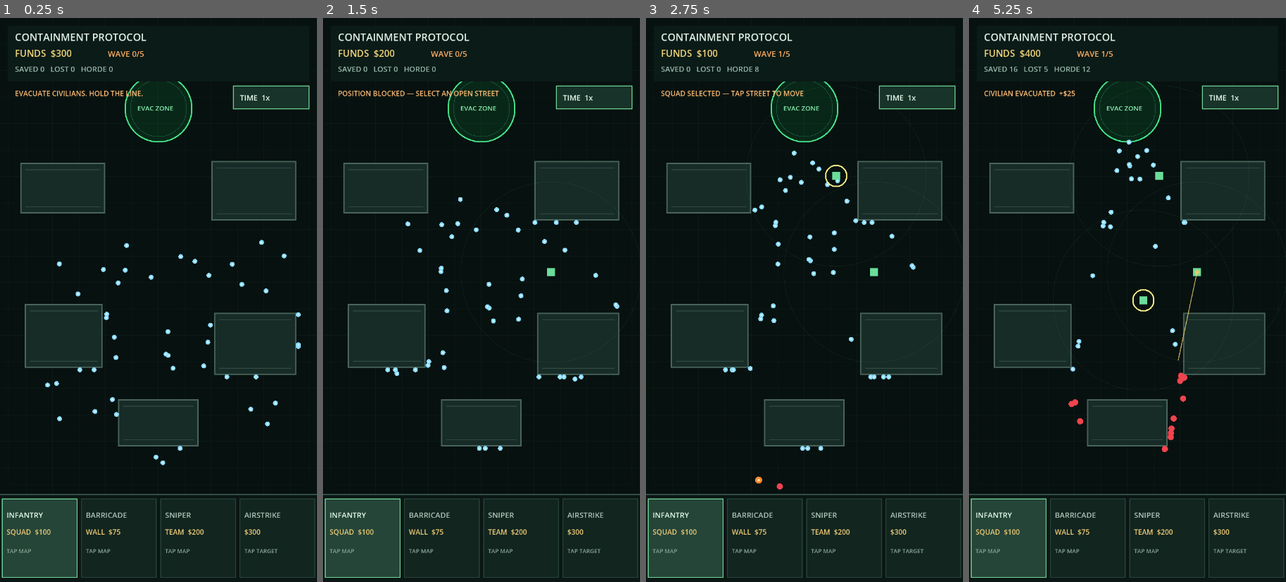
Above: before the commit, frames 1-4 (left to right).
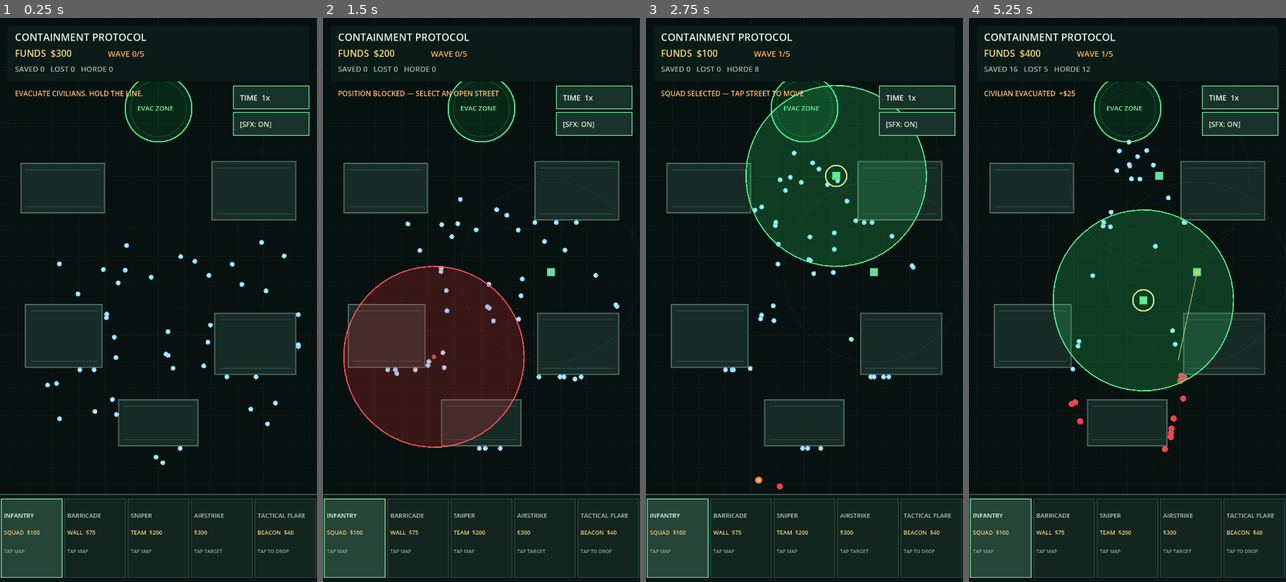
Above: after the commit, the same moments.

Repository: ninjun42215-gif/Containment-Protocol
Game: Godot game, scene res://main.tscn
Same seed, same stepped clock (60 frames per second), same inputs: the game is played once before the commit and once after it.
Inputs (mouse positions are in pixels of both pictures, inside the frame that each line leads up to):
- Up to frame 1 (0.25 s): no input
- Up to frame 2 (1.5 s): move the mouse to (551, 271) at 0.52 s; click (551, 271) at 0.67 s; drag from (418, 328) to (465, 412) at 1.27 s
- Up to frame 3 (2.75 s): move the mouse to (836, 175) at 2.02 s; click (836, 175) at 2.17 s
- Up to frame 4 (5.25 s): drag from (1111, 412) to (1032, 215) at 2.77 s; move the mouse to (1222, 384) at 3.52 s; click (1222, 384) at 3.67 s; drag from (1032, 215) to (1079, 159) at 4.27 s; move the mouse to (1143, 300) at 5.02 s; click (1143, 300) at 5.17 s

The runs differ from the first frame. In frame 1, 3.1% of the frame differs, in the area x 0-100%, y 16-100%; in frame 2, 18%; in frame 3, 17%; in frame 4, 17%.

Commit message:
Implement Milestone 3 tactical systems and procedural audio

Diff:
--- a/main.gd
+++ b/main.gd
@@ -11,18 +11,33 @@
 const GRID_CELL_SIZE := 64.0
 const UNIT_SELECT_RADIUS := 30.0
 const BUILDING_RADIUS := 11.0
+const FLARE_COST := 40
+const FLARE_LIFETIME := 6.0
+const FLARE_LURE_RADIUS := 220.0
+const AUDIO_SAMPLE_RATE := 22050.0
 
 const DEPLOYMENTS := [
 	{"name": "INFANTRY", "detail": "SQUAD  $100", "cost": 100, "kind": "infantry"},
 	{"name": "BARRICADE", "detail": "WALL  $75", "cost": 75, "kind": "barricade"},
 	{"name": "SNIPER", "detail": "TEAM  $200", "cost": 200, "kind": "sniper"},
-	{"name": "AIRSTRIKE", "detail": "$300", "cost": 300, "kind": "airstrike"}
+	{"name": "AIRSTRIKE", "detail": "$300", "cost": 300, "kind": "airstrike"},
+	{"name": "TACTICAL FLARE", "detail": "BEACON  $40", "cost": FLARE_COST, "kind": "flare"}
 ]
 
 var civilians: Array[Vector2] = []
 var zombies: Array[Dictionary] = []
 var units: Array[Dictionary] = []
-var barricades: Array[Vector2] = []
+var barricades: Array[Dictionary] = []
+var flares: Array[Dictionary] = []
+var preview_position := Vector2.ZERO
+var preview_active := false
+var sfx_enabled := true
+var audio_player: AudioStreamPlayer
+var audio_queue: Array[String] = []
+var audio_effect := ""
+var audio_phase := 0.0
+var audio_samples_left := 0
+var audio_rng := RandomNumberGenerator.new()
 var funds := 300
 var saved_count := 0
 var lost_count := 0
@@ -54,6 +69,7 @@
 	randomize()
 	screen_font = ThemeDB.fallback_font
 	_setup_city()
+	_setup_audio()
 	_start_round()
 	queue_redraw()
 
@@ -62,6 +78,7 @@
 	zombies.clear()
 	units.clear()
 	barricades.clear()
+	flares.clear()
 	funds = 300
 	saved_count = 0
 	lost_count = 0
@@ -76,13 +93,18 @@
 	muzzle_flashes.clear()
 	shockwaves.clear()
 	shake_timer = 0.0
+	preview_active = false
+	audio_queue.clear()
+	audio_effect = ""
 	message = "EVACUATE CIVILIANS. HOLD THE LINE."
 	message_timer = 4.0
 	for i in range(45):
 		civilians.append(Vector2(randf_range(52.0, 668.0), randf_range(510.0, 1030.0)))
 
 func _process(delta: float) -> void:
+	_update_audio()
 	_update_combat_effects(delta)
+	_update_flares(delta)
 	if game_state != "playing":
 		queue_redraw()
 		return
@@ -124,14 +146,35 @@
 		var target: Vector2 = EVAC_ZONE
 		if target_index >= 0:
 			target = civilians[target_index]
-		var speed: float = 112.0 if zombie["kind"] == "runner" else 61.0
+		var lure_index: int = _find_nearest_flare(zpos)
+		if lure_index >= 0:
+			target = flares[lure_index]["pos"]
+		var zombie_kind: String = str(zombie["kind"])
+		var speed := 112.0 if zombie_kind == "runner" else 61.0
+		if zombie_kind == "brute":
+			speed = 34.0
 		var displacement: Vector2 = (target - zpos).normalized() * speed * sim_delta
-		zpos = _move_circle_with_buildings(zpos, displacement, 7.0)
-
-		# Barricades remain deployable soft blockers in addition to city walls.
-		for wall in barricades:
-			if zpos.distance_to(wall) < 27.0:
-				zpos -= (target - wall).normalized() * 38.0 * sim_delta
+		zpos = _move_circle_with_buildings(zpos, displacement, 10.0 if zombie_kind == "brute" else 7.0)
+
+		for wall_index in range(barricades.size() - 1, -1, -1):
+			var wall: Dictionary = barricades[wall_index]
+			var wall_pos: Vector2 = wall["pos"]
+			if zpos.distance_to(wall_pos) < 27.0:
+				if zombie_kind == "brute":
+					var attack_cooldown: float = float(zombie.get("wall_cooldown", 0.0))
+					if attack_cooldown <= 0.0:
+						wall["hp"] = maxf(0.0, float(wall["hp"]) - 50.0)
+						zombie["wall_cooldown"] = 1.0
+						if float(wall["hp"]) <= 0.0:
+							barricades.remove_at(wall_index)
+							message = "CONCRETE BARRICADE DESTROYED"
+							message_timer = 1.2
+						else:
+							barricades[wall_index] = wall
+					else:
+						zombie["wall_cooldown"] = maxf(0.0, attack_cooldown - sim_delta)
+				else:
+					zpos -= (target - wall_pos).normalized() * 38.0 * sim_delta
 				break
 		zombie["pos"] = zpos
 		zombies[i] = zombie
@@ -142,7 +185,7 @@
 				civilians.remove_at(c_idx)
 				civilian_grid = _build_spatial_grid(civilians)
 				lost_count += 1
-				zombies.append({"pos": infected_pos, "kind": "shambler"})
+				zombies.append({"pos": infected_pos, "kind": "shambler", "hp": 30.0, "max_hp": 30.0})
 				message = "CIVILIAN LOST"
 				message_timer = 1.4
 				break
@@ -160,9 +203,10 @@
 		if target_index >= 0:
 			var target_pos: Vector2 = zombies[target_index]["pos"]
 			_add_bullet_tracer(unit_pos, target_pos)
-			zombies.remove_at(target_index)
+			_damage_zombie(target_index, 80.0 if is_sniper else 35.0)
 			unit["cooldown"] = 1.05 if is_sniper else 0.62
 			muzzle_flashes.append({"pos": unit_pos, "life": 0.10, "max_life": 0.10})
+			_queue_sfx("gunfire")
 			zombie_grid = _build_zombie_spatial_grid()
 		units[unit_index] = unit
 
@@ -313,18 +357,35 @@
 	for i in range(count):
 		var x := randf_range(42.0, 678.0)
 		var y := randf_range(1130.0, 1260.0)
-		var runner := randf() < (0.16 + float(wave) * 0.045)
-		zombies.append({
-			"pos": Vector2(x, y),
-			"kind": "runner" if runner else "shambler"
-		})
+		var roll := randf()
+		var kind := "shambler"
+		if wave >= 2 and roll < 0.08 + float(wave) * 0.015:
+			kind = "brute"
+		elif wave >= 2 and roll < 0.18 + float(wave) * 0.025:
+			kind = "spitter"
+		elif roll < (0.16 + float(wave) * 0.045):
+			kind = "runner"
+		var hp := 30.0
+		if kind == "runner":
+			hp = 25.0
+		elif kind == "brute":
+			hp = 180.0 + float(wave) * 15.0
+		elif kind == "spitter":
+			hp = 42.0 + float(wave) * 4.0
+		zombies.append({"pos": Vector2(x, y), "kind": kind, "hp": hp, "max_hp": hp, "wall_cooldown": 0.0})
 	message = "HORDE WAVE %d INBOUND" % wave
 	message_timer = 2.5
 
 func _input(event: InputEvent) -> void:
-	if event is InputEventScreenTouch and event.pressed:
+	if event is InputEventScreenDrag:
+		_update_preview_position(event.position)
+	elif event is InputEventMouseMotion:
+		_update_preview_position(event.position)
+	elif event is InputEventScreenTouch and event.pressed:
+		_update_preview_position(event.position)
 		_handle_tap(event.position)
 	elif event is InputEventMouseButton and event.pressed and event.button_index == MOUSE_BUTTON_LEFT:
+		_update_preview_position(event.position)
 		_handle_tap(event.position)
 
 func _handle_tap(pos: Vector2) -> void:
@@ -332,13 +393,20 @@
 		if pos.y > 900.0:
 			_start_round()
 		return
-	if pos.x >= 520.0 and pos.y >= 145.0 and pos.y <= 215.0:
+	if pos.x >= 520.0 and pos.y >= 145.0 and pos.y <= 206.0:
 		time_scale_index = (time_scale_index + 1) % TIME_SCALES.size()
 		queue_redraw()
 		return
+	if pos.x >= 530.0 and pos.y >= 214.0 and pos.y <= 266.0:
+		sfx_enabled = not sfx_enabled
+		if not sfx_enabled:
+			audio_queue.clear()
+			audio_effect = ""
+		queue_redraw()
+		return
 	if pos.y >= BAR_TOP:
-		var button_width := VIEW_SIZE.x / 4.0
-		selected_deployment = clampi(int(pos.x / button_width), 0, 3)
+		var button_width := VIEW_SIZE.x / 5.0
+		selected_deployment = clampi(int(pos.x / button_width), 0, 4)
 		message = str(DEPLOYMENTS[selected_deployment]["name"]) + " SELECTED"
 		message_timer = 1.2
 		queue_redraw()
@@ -390,10 +458,15 @@
 	if kind == "airstrike":
 		_execute_airstrike(pos)
 		funds -= cost
+	elif kind == "flare":
+		flares.append({"pos": pos, "life": FLARE_LIFETIME, "phase": 0.0})
+		funds -= cost
+		message = "TACTICAL FLARE DEPLOYED"
+		_queue_sfx("flare")
 	elif kind == "barricade":
-		barricades.append(pos)
+		barricades.append({"pos": pos, "hp": 100.0, "max_hp": 100.0})
 		funds -= cost
-		message = "BARRICADE DEPLOYED"
+		message = "CONCRETE BARRICADE DEPLOYED"
 	elif kind == "sniper":
 		units.append({"pos": pos, "kind": "sniper", "cooldown": 0.2})
 		funds -= cost
@@ -408,13 +481,14 @@
 func _execute_airstrike(center: Vector2) -> void:
 	airstrike_marker = center
 	airstrike_timer = 0.8
+	_queue_sfx("airstrike")
 	shockwaves.append({"pos": center, "radius": 8.0, "life": 0.65, "max_life": 0.65})
 	shake_timer = 0.28
 	shake_strength = 5.0
 	var radius := 112.0
 	for i in range(zombies.size() - 1, -1, -1):
 		if center.distance_to(zombies[i]["pos"]) <= radius:
-			zombies.remove_at(i)
+			_damage_zombie(i, 10000.0)
 	var casualties := 0
 	for i in range(civilians.size() - 1, -1, -1):
 		if center.distance_to(civilians[i]) <= radius:
@@ -439,10 +513,17 @@
 	_draw_evac_zone()
 	_draw_buildings()
 	_draw_entities()
+	_draw_placement_preview()
 	_draw_hud()
 	_draw_deployment_bar()
 	if airstrike_timer > 0.0:
 		draw_arc(airstrike_marker, 112.0, 0.0, TAU, 48, Color(1.0, 0.42, 0.12, airstrike_timer), 4.0)
+	for flare in flares:
+		var pulse: float = 1.0 + 0.18 * sin(float(flare["phase"]) * 8.0)
+		var flare_pos: Vector2 = flare["pos"]
+		draw_circle(flare_pos, 11.0 * pulse, Color(1.0, 0.78, 0.12, 0.18))
+		draw_circle(flare_pos, 5.0 * pulse, Color("#ffe45c"))
+		draw_arc(flare_pos, 18.0 * pulse, 0.0, TAU, 32, Color(1.0, 0.82, 0.22, 0.8), 2.0)
 	for wave_effect in shockwaves:
 		var alpha: float = clampf(float(wave_effect["life"]) / float(wave_effect["max_life"]), 0.0, 1.0)
 		draw_arc(wave_effect["pos"], float(wave_effect["radius"]), 0.0, TAU, 48, Color(1.0, 0.48, 0.16, alpha), 3.0)
@@ -469,14 +550,23 @@
 		draw_circle(civilian, 2.0, Color("#e3f8ff"))
 	for zombie in zombies:
 		var p: Vector2 = zombie["pos"]
-		if zombie["kind"] == "runner":
+		var kind: String = str(zombie["kind"])
+		if kind == "runner":
 			draw_circle(p, 8.0, Color("#ff8a32"))
 			draw_circle(p, 3.0, Color("#ffe0a8"))
+		elif kind == "brute":
+			draw_circle(p, 13.0, Color("#9b59d0"))
+			draw_circle(p, 5.0, Color("#e5b7ff"))
+		elif kind == "spitter":
+			draw_circle(p, 7.5, Color("#50ff54"))
+			draw_circle(p, 2.5, Color("#d4ffd0"))
 		else:
 			draw_circle(p, 7.0, Color("#f0444f"))
 	for wall in barricades:
-		draw_rect(Rect2(wall - Vector2(15, 15), Vector2(30, 30)), Color("#9b8b70"), false, 4.0)
-		draw_line(wall + Vector2(-11, 0), wall + Vector2(11, 0), Color("#cbb99a"), 3.0)
+		var wall_pos: Vector2 = wall["pos"]
+		var wall_hp: float = float(wall["hp"]) / float(wall["max_hp"])
+		draw_rect(Rect2(wall_pos - Vector2(15, 15), Vector2(30, 30)), Color("#9b8b70"), false, 4.0)
+		draw_line(wall_pos + Vector2(-11, 0), wall_pos + Vector2(11, 0), Color("#cbb99a", 0.35 + 0.65 * wall_hp), 3.0)
 	for unit_index in range(units.size()):
 		var unit: Dictionary = units[unit_index]
 		var p: Vector2 = unit["pos"]
@@ -504,22 +594,173 @@
 	draw_rect(Rect2(530, 154, 172, 52), Color("#183329"))
 	draw_rect(Rect2(530, 154, 172, 52), Color("#6ccf91"), false, 2.0)
 	_draw_text("TIME  " + TIME_LABELS[time_scale_index], Vector2(545, 187), 17, Color("#e5f8eb"))
+	draw_rect(Rect2(530, 214, 172, 52), Color("#183329"))
+	draw_rect(Rect2(530, 214, 172, 52), Color("#6ccf91") if sfx_enabled else Color("#8b6262"), false, 2.0)
+	_draw_text("[SFX: ON]" if sfx_enabled else "[SFX: OFF]", Vector2(545, 247), 16, Color("#e5f8eb"))
 
 func _draw_deployment_bar() -> void:
 	draw_rect(Rect2(0, BAR_TOP, 720, 200), Color("#0b1715"))
 	draw_line(Vector2(0, BAR_TOP), Vector2(720, BAR_TOP), Color("#45665a"), 2.0)
-	for i in range(4):
-		var x := float(i) * 180.0
+	for i in range(5):
+		var button_width := VIEW_SIZE.x / 5.0
+		var x := float(i) * button_width
 		var selected := i == selected_deployment
 		var bg := Color("#254538") if selected else Color("#12251f")
-		draw_rect(Rect2(x + 5, BAR_TOP + 10, 170, 178), bg)
-		draw_rect(Rect2(x + 5, BAR_TOP + 10, 170, 178), Color("#72d69a") if selected else Color("#29443a"), false, 2.0)
+		draw_rect(Rect2(x + 3, BAR_TOP + 10, button_width - 6.0, 178), bg)
+		draw_rect(Rect2(x + 3, BAR_TOP + 10, button_width - 6.0, 178), Color("#72d69a") if selected else Color("#29443a"), false, 2.0)
 		var deployment: Dictionary = DEPLOYMENTS[i]
 		var title_color := Color("#e8fff0") if selected else Color("#b2c7bc")
-		_draw_text(str(deployment["name"]), Vector2(x + 15, BAR_TOP + 53), 17, title_color)
-		_draw_text(str(deployment["detail"]), Vector2(x + 15, BAR_TOP + 91), 16, Color("#f0cc77"))
+		_draw_text(str(deployment["name"]), Vector2(x + 9, BAR_TOP + 53), 14, title_color)
+		_draw_text(str(deployment["detail"]), Vector2(x + 9, BAR_TOP + 91), 13, Color("#f0cc77"))
 		var hint := "TAP MAP" if i != 3 else "TAP TARGET"
-		_draw_text(hint, Vector2(x + 15, BAR_TOP + 133), 13, Color("#8da99a"))
+		if i == 4:
+			hint = "TAP TO DROP"
+		_draw_text(hint, Vector2(x + 9, BAR_TOP + 133), 11, Color("#8da99a"))
+
+func _update_preview_position(position: Vector2) -> void:
+	preview_position = position
+	preview_active = selected_deployment >= 0 and selected_deployment < DEPLOYMENTS.size()
+	queue_redraw()
+
+func _draw_placement_preview() -> void:
+	if not preview_active or game_state != "playing":
+		return
+	var deployment: Dictionary = DEPLOYMENTS[selected_deployment]
+	var kind: String = str(deployment["kind"])
+	var radius := _deployment_range(kind)
+	var valid := _is_valid_street_position(preview_position) and funds >= int(deployment["cost"])
+	var tint := Color(0.2, 1.0, 0.48, 0.18) if valid else Color(1.0, 0.18, 0.2, 0.20)
+	var line_tint := Color("#56f58f") if valid else Color("#ff555d")
+	draw_circle(preview_position, radius, tint)
+	draw_arc(preview_position, radius, 0.0, TAU, 56, line_tint, 2.5)
+	draw_circle(preview_position, 5.0, Color(line_tint.r, line_tint.g, line_tint.b, 0.8))
+
+func _deployment_range(kind: String) -> float:
+	match kind:
+		"infantry":
+			return 205.0
+		"sniper":
+			return 390.0
+		"airstrike":
+			return 112.0
+		"flare":
+			return FLARE_LURE_RADIUS
+		"barricade":
+			return 30.0
+	return 30.0
+
+func _find_nearest_flare(position: Vector2) -> int:
+	var best_index := -1
+	var best_distance := FLARE_LURE_RADIUS * FLARE_LURE_RADIUS
+	for index in range(flares.size()):
+		var distance: float = position.distance_squared_to(flares[index]["pos"])
+		if distance <= best_distance:
+			best_distance = distance
+			best_index = index
+	return best_index
+
+func _update_flares(delta: float) -> void:
+	for index in range(flares.size() - 1, -1, -1):
+		var flare: Dictionary = flares[index]
+		flare["life"] = float(flare["life"]) - delta
+		flare["phase"] = float(flare["phase"]) + delta
+		if float(flare["life"]) <= 0.0:
+			flares.remove_at(index)
+		else:
+			flares[index] = flare
+
+func _damage_zombie(index: int, damage: float) -> void:
+	if index < 0 or index >= zombies.size():
+		return
+	var zombie: Dictionary = zombies[index]
+	zombie["hp"] = maxf(0.0, float(zombie.get("hp", 30.0)) - damage)
+	if float(zombie["hp"]) > 0.0:
+		zombies[index] = zombie
+		return
+	var dead_position: Vector2 = zombie["pos"]
+	var dead_kind: String = str(zombie["kind"])
+	zombies.remove_at(index)
+	if dead_kind == "spitter":
+		_spitter_burst(dead_position)
+
+func _spitter_burst(center: Vector2) -> void:
+	shockwaves.append({"pos": center, "radius": 8.0, "life": 0.35, "max_life": 0.35})
+	var infected := 0
+	for index in range(civilians.size() - 1, -1, -1):
+		if center.distance_to(civilians[index]) <= 45.0:
+			var infected_position: Vector2 = civilians[index]
+			civilians.remove_at(index)
+			zombies.append({"pos": infected_position, "kind": "shambler", "hp": 30.0, "max_hp": 30.0})
+			infected += 1
+	if infected > 0:
+		lost_count += infected
+		message = "TOXIC BURST — %d CIVILIANS INFECTED" % infected
+		message_timer = 2.0
+	else:
+		message = "SPITTER TOXIC BURST"
+		message_timer = 1.0
+	_queue_sfx("infection")
+
+func _setup_audio() -> void:
+	audio_rng.randomize()
+	var generator := AudioStreamGenerator.new()
+	generator.mix_rate = AUDIO_SAMPLE_RATE
+	generator.buffer_length = 0.25
+	var player := AudioStreamPlayer.new()
+	player.stream = generator
+	player.volume_db = -7.0
+	audio_player = player
+	add_child(audio_player)
+	audio_player.play()
+	var playback: AudioStreamGeneratorPlayback = audio_player.get_stream_playback() as AudioStreamGeneratorPlayback
+	if playback != null:
+		pass
+
+func _queue_sfx(effect: String) -> void:
+	if not sfx_enabled:
+		return
+	if audio_queue.size() < 12:
+		audio_queue.append(effect)
+
+func _update_audio() -> void:
+	if audio_player == null or not audio_player.playing:
+		return
+	var playback: AudioStreamGeneratorPlayback = audio_player.get_stream_playback() as AudioStreamGeneratorPlayback
+	if playback == null:
+		return
+	if not sfx_enabled:
+		while playback.get_frames_available() > 0:
+			playback.push_frame(Vector2.ZERO)
+		return
+	while audio_samples_left <= 0 and not audio_queue.is_empty():
+		audio_effect = audio_queue.pop_front()
+		audio_phase = 0.0
+		match audio_effect:
+			"gunfire":
+				audio_samples_left = 1500
+			"airstrike":
+				audio_samples_left = 11025
+			"flare":
+				audio_samples_left = 4400
+			"infection":
+				audio_samples_left = 3300
+	while playback.get_frames_available() > 0:
+		var sample := 0.0
+		if audio_samples_left > 0:
+			var progress := 1.0 - float(audio_samples_left) / 11025.0
+			match audio_effect:
+				"gunfire":
+					sample = (audio_rng.randf_range(-1.0, 1.0) * 0.55 + sin(audio_phase * TAU) * 0.25) * (float(audio_samples_left) / 1500.0)
+				"airstrike":
+					sample = (audio_rng.randf_range(-1.0, 1.0) * 0.32 + sin(audio_phase * TAU * 48.0) * 0.35) * (1.0 - progress) * 0.8
+				"flare":
+					sample = (audio_rng.randf_range(-1.0, 1.0) * 0.10 + sin(audio_phase * TAU * 880.0) * 0.08) * (1.0 - progress)
+				"infection":
+					var beep_phase := fposmod(audio_phase, 0.11)
+					sample = sin(audio_phase * TAU * 1040.0) * 0.22 if beep_phase < 0.055 else 0.0
+			audio_phase += 1.0 / AUDIO_SAMPLE_RATE
+			audio_samples_left -= 1
+		playback.push_frame(Vector2(sample, sample))
 
 func _draw_end_screen() -> void:
 	draw_rect(Rect2(0, 0, 720, 1280), Color(0.01, 0.04, 0.03, 0.88))
